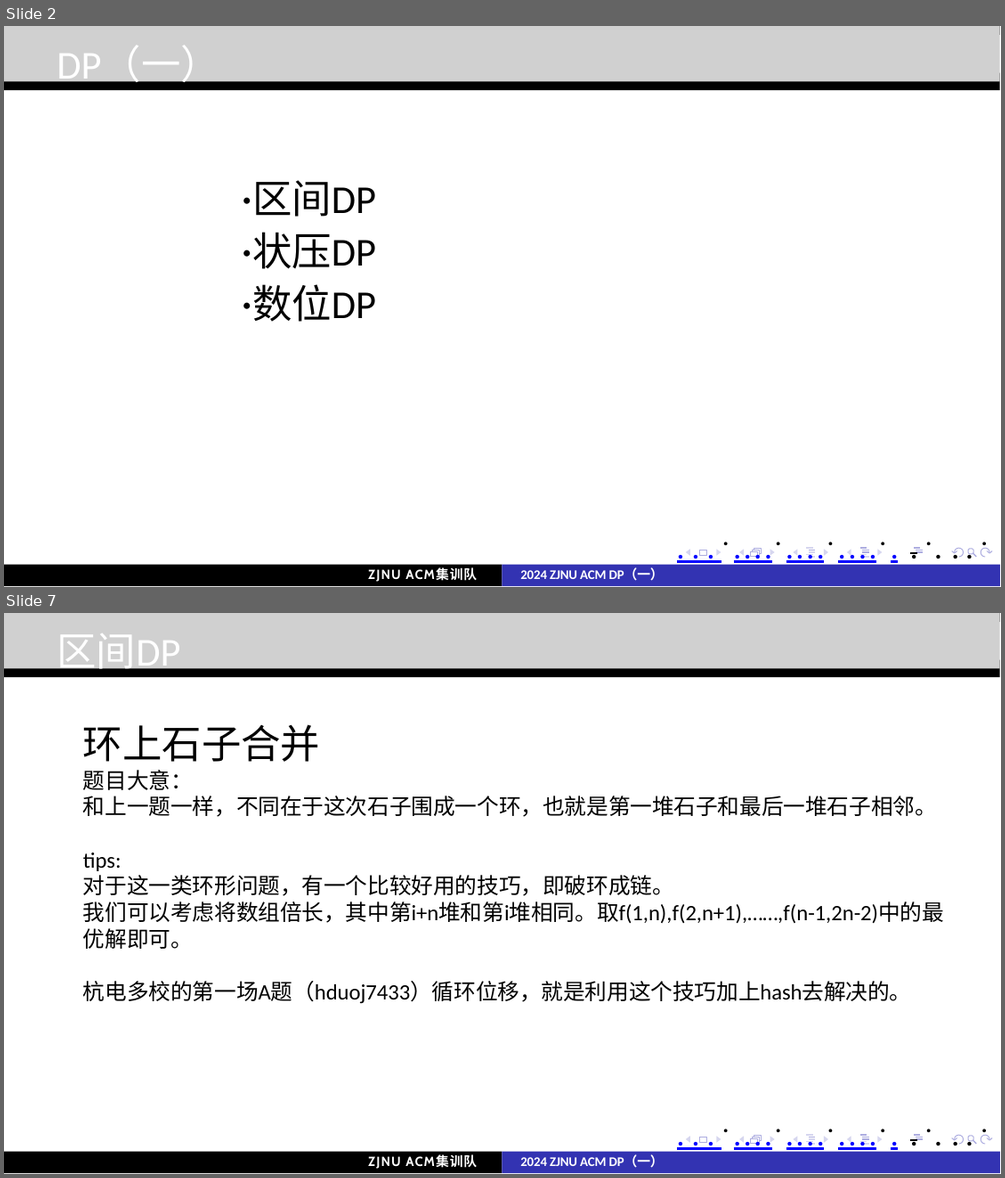
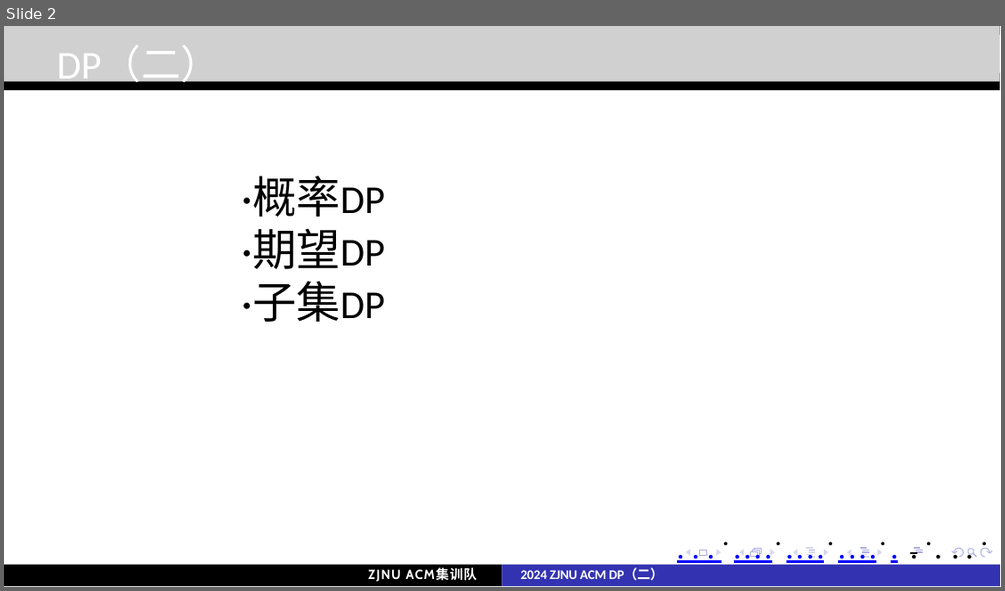
Before and after one commit to john1234567891011121314/moban, a slide deck: acm/讲课·dp/DP（二）.pptx. Shown one above the other, each under a label of ours: slides 2 and 7 before the commit, slide 2 after it; the slides between them are not shown. The pictures are 1005x1178 and 1005x591 pixels, drawn with LibreOffice and Linux fonts; fonts in the diff are those of the drawing; grey boxes stand for pictures. Boxes give left, top, right and bottom in pixels: in the first picture for what was removed or moved away, otherwise in the second. Text is boxed around its words. In the diff, an @@ line names an element or a change of style, - is before the commit and + after.

```diff
--- a/acm/讲课·dp/DP（二）.pptx
+++ b/acm/讲课·dp/DP（二）.pptx
@@ slide 7 removed at box(4, 613, 1001, 1174), background #FFFFFF; not listed: 30 template elements that a slide beside it also shows @@
@@ picture removed at box(4, 613, 999, 668) @@
@@ text removed at box(57, 633, 180, 675) @@
-区间DP
@@ text removed at box(83, 724, 944, 1004) @@
-环上石子合并
-题目大意：
-和上一题一样，不同在于这次石子围成一个环，也就是第一堆石子和最后一堆石子相邻。
-tips:
-对于这一类环形问题，有一个比较好用的技巧，即破环成链。
-我们可以考虑将数组倍长，其中第i+n堆和第i堆相同。取f(1,n),f(2,n+1),……,f(n-1,2n-2)中的最优解即可。
-杭电多校的第一场A题（hduoj7433）循环位移，就是利用这个技巧加上hash去解决的。
@@ freeform shape removed at box(4, 1151, 502, 1174) @@
@@ text removed at box(368, 1154, 477, 1168) @@
-ZJNU ACM集训队
@@ freeform shape removed at box(502, 1151, 999, 1174) @@
@@ text removed at box(520, 1154, 663, 1167) @@
-. . . ................. . .. . . .
-2024 ZJNU ACM DP（一）
@@ slide 2 changed as well @@
@@ text at box(57, 46, 219, 88): text changed @@
-DP（一）
+DP（二）
@@ text at box(242, 176, 385, 321): text changed; size 18 to 20 pt @@
-·区间DP
-·状压DP
-·数位DP
+·概率DP
+·期望DP
+·子集DP
@@ text at box(520, 567, 663, 580): text changed @@
-2024 ZJNU ACM DP（一）
+2024 ZJNU ACM DP（二）
```
Also in this commit, not shown: 3 other slides changed, 5 slides added, 12 other slides removed, 1 other file.
